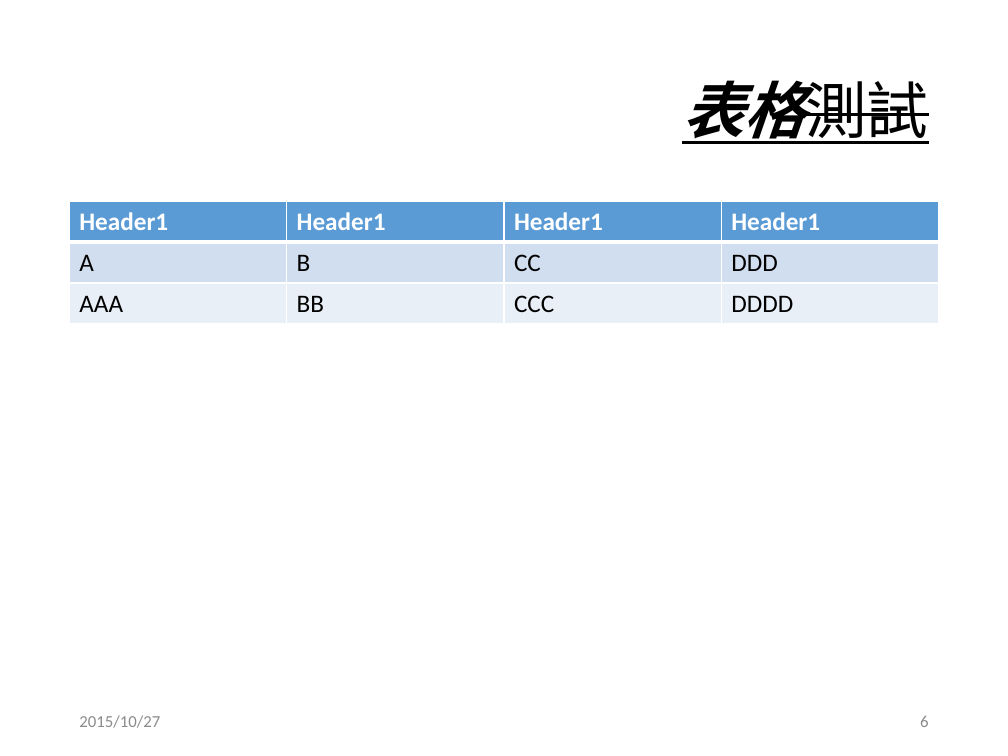
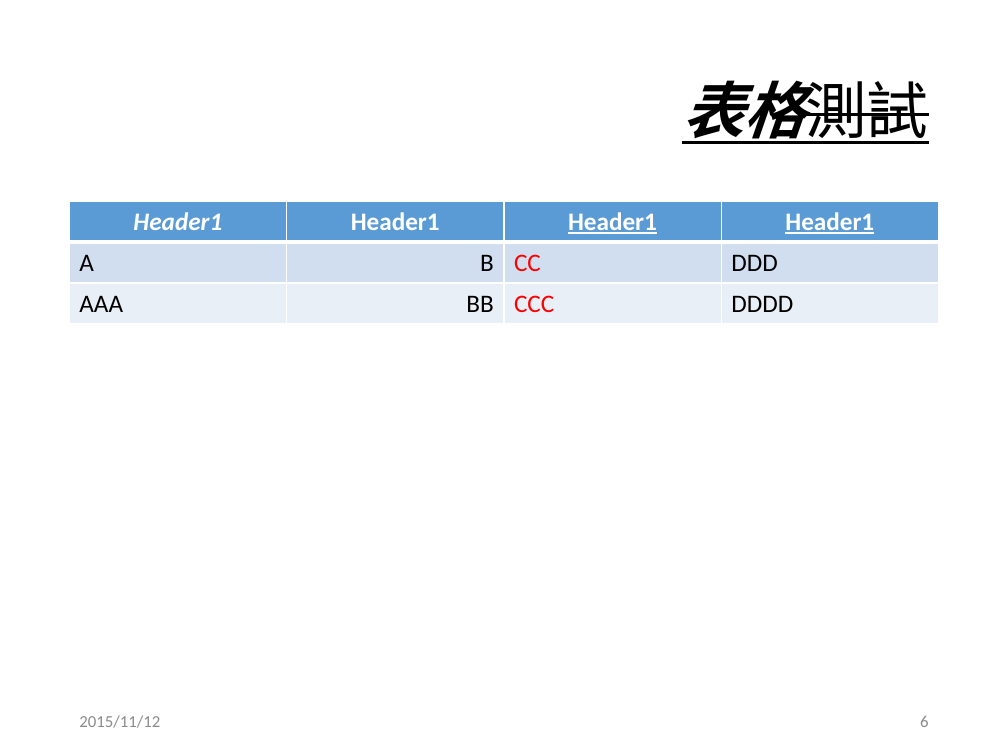
Before and after one commit to g21589/PPTX2HTML, a slide deck: slide 6 of files/test.pptx. Drawn at 1008x756 pixels with LibreOffice and Linux fonts; fonts in the diff are those of the drawing. Boxes give left, top, right and bottom in pixels: in the first picture for what was removed or moved away, otherwise in the second. Text is boxed around its words. In the diff, an @@ line names an element or a change of style, - is before the commit and + after.

```diff
--- a/files/test.pptx
+++ b/files/test.pptx
@@ table at (70,202,940,325) @@
@@ italic on in "Header1" @@
@@ underline on in "Header1", "Header1" @@
@@ text colour #000000 to #FF0000 in "CC", "CCC" @@
@@ alignment left to centre @@
@@ alignment left to right @@
@@ text at (79,715,160,728): text changed @@
-2015/10/27
+2015/11/12
```
Also in this commit, not shown: 6 other slides changed, 1 slide added, 28 other files.
